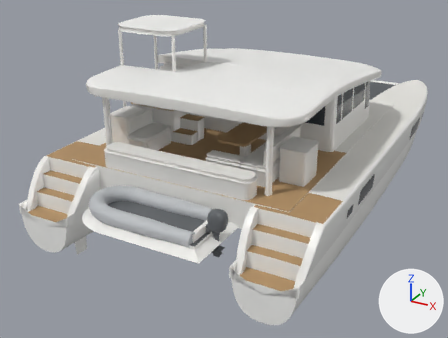
The glTF model public/game/lagoon42.glb as it was, and as the next commit left it.
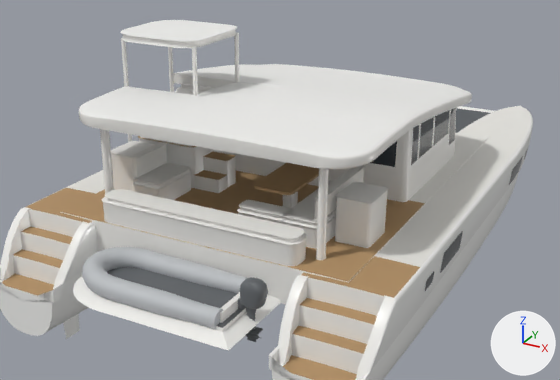
The first picture shows the older version from a 50 mm camera at (7.32, -15.97, 7.67) aimed at (-0.74, -1.31, 0.34). The close-ups show the older and then the newer version on the part from 6% to 100% of the width and 0% to 85% of the height of that picture. Only the edits that show in the close-ups are written down. Arrows for +X, +Y and +Z are at lower right; the lights stay in place. Vertices at exactly the same position are counted once.

The first close-up shows 'lagoon42'.
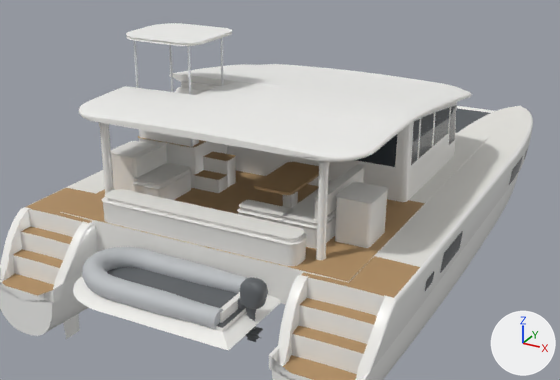
Boxes (x1, y1, x2, y2) around the edits, measured in the close-ups (560 x 380 px; the box of a moved part takes in the faces that stretch with it):
'lagoon42', reshaped: before (0, 20, 533, 380); after (0, 23, 533, 380)
part 1 of me_lagoon42, added (mostly hidden): after (169, 45, 173, 92)
part 2 of me_lagoon42, added: after (133, 40, 140, 137)
part 3 of me_lagoon42, added (mostly hidden): after (221, 38, 224, 86)
part 4 of me_lagoon42, added: after (187, 46, 193, 147)
part 5 of me_lagoon42, rebuilt (9% narrower, 17% shorter): before (121, 20, 237, 48); after (126, 23, 232, 46)
part 6 of me_lagoon42, deleted: before (234, 32, 239, 83)
part 7 of me_lagoon42, deleted: before (121, 38, 132, 142)
part 8 of me_lagoon42, deleted (mostly hidden): before (168, 47, 174, 92)
part 9 of me_lagoon42, deleted: before (192, 46, 198, 95)
part 10 of me_lagoon42, moved or reshaped: before (79, 76, 472, 169); after (79, 76, 472, 162)

The change in detail:
Material 'steel' (mat_steel) is new.
Its base color is (0.8, 0.82, 0.84) (white #e7eaec).
Its roughness is 0.25.
me_lagoon42 is used by ob_lagoon42; location (0.0, 0.0, 0.0).
me_lagoon42 had 23140 vertices, 45402 faces and spanned x -3.82..3.82, y -6.92..6.5, z -1.2..4.63.
me_lagoon42 now has 23442 vertices, 46006 faces and spans x -3.82..3.82, y -6.92..6.5, z -1.2..4.58.
me_lagoon42 part 1: a new loose piece, a 10-sided cylinder along z spanning x -2.722..-2.678, y -1.741..-1.699, z 2.48..4.54, in mat_steel (white #e7eaec).
me_lagoon42 part 2: a new loose piece, a 10-sided cylinder along z spanning x -2.722..-2.678, y -2.941..-2.899, z 2.48..4.54, in mat_steel (white #e7eaec).
me_lagoon42 part 3: a new loose piece, a 10-sided cylinder along z spanning x -1.462..-1.418, y -1.741..-1.699, z 2.48..4.54, in mat_steel (white #e7eaec).
me_lagoon42 part 4: a new loose piece, a 10-sided cylinder along z spanning x -1.462..-1.418, y -2.941..-2.899, z 2.48..4.54, in mat_steel (white #e7eaec).
me_lagoon42 part 5: the loose piece of 168 vertices spanning x -3.06..-1.14, y -3.24..-1.32, z 4.5..4.63 is rebuilt with 168 vertices and now spans x -3.0..-1.2, y -3.14..-1.43, z 4.52..4.58.
me_lagoon42 part 6: the loose piece of 24 vertices spanning x -1.26..-1.17, y -1.54..-1.46, z 3.48..4.52 is deleted.
me_lagoon42 part 7: the loose piece of 24 vertices spanning x -2.9..-2.82, y -3.11..-3.02, z 1.58..4.52 is deleted.
me_lagoon42 part 8: the loose piece of 24 vertices spanning x -2.9..-2.82, y -1.54..-1.46, z 1.59..4.52 is deleted.
me_lagoon42 part 9: the loose piece of 24 vertices spanning x -1.26..-1.17, y -3.11..-3.02, z 3.56..4.52 is deleted.
me_lagoon42 part 10: 535 vertices moved from x -2.91..2.92, y -4.9..2.27, z 2.85..3.47 to x -2.91..2.92, y -4.9..2.27, z 2.91..3.55; 120 vertices removed from x -2.84..2.55, y -4.9..2.27, z 2.85..3.38; 438 vertices added at x -2.84..2.67, y -4.9..2.27, z 2.86..3.47.
me_lagoon42 gains material mat_steel (white #e7eaec).
